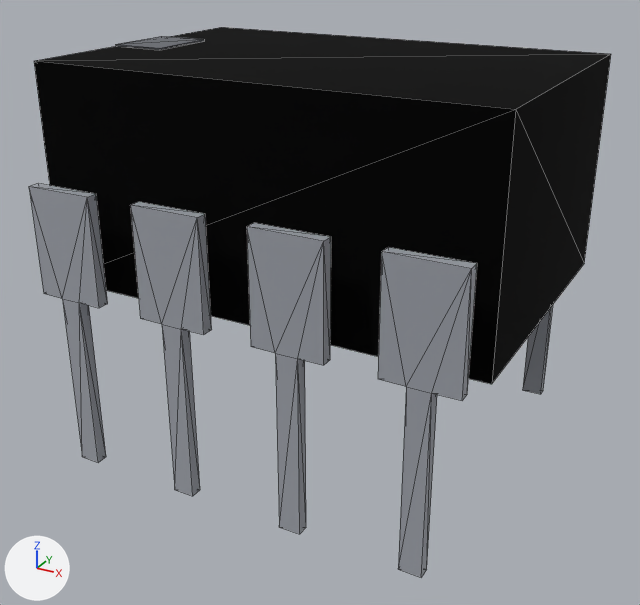
Before and after pictures for a commit that changed the glTF model parts/lm358-dip8/lm358-dip8.glb.
Both versions are drawn from a 50 mm lens placed at (0.00857, -0.01597, 0.0077), pointed at (0.00004, -0.00046, -0.00005). The lights are fixed; the arrows at lower left show +X, +Y and +Z. The older version comes first. Mesh edges are drawn as thin lines. Where no turn or scale is listed for an object, it has been applied to the vertices. Vertices at exactly the same position are counted once.

The first picture shows 'Mesh_0', 'Mesh_1', 'lead-1', 'lead-2', 'lead-3', 'lead-4', 'lead-5'.
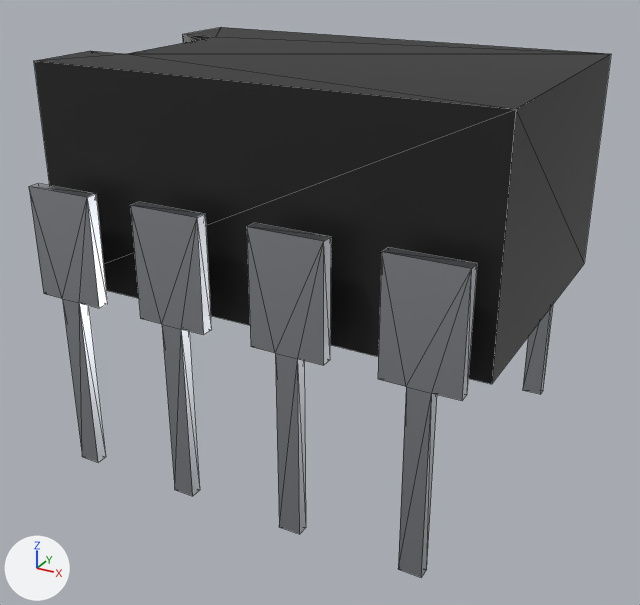
The change in detail:
In material 'mat_0' (mat_mat_0), metallic goes from 1.0 to 0.0.
In material 'mat_0' (mat_mat_0), roughness goes from 1.0 to 0.52.
Material 'mat_1' (mat_mat_1) changes colour from grey #8a8d93 to light grey #c5c8ce; in linear values from (0.254, 0.266, 0.292) to (0.558, 0.578, 0.617).
In material 'mat_1' (mat_mat_1), roughness goes from 1.0 to 0.36.
me_mesh_0 is used by ob_mesh_0; location (0.0, 0.0, 0.0028).
me_mesh_0 had 8 vertices, 12 faces and spanned x -0.00479..0.00479, y -0.00318..0.00318, z -0.00229..0.00229.
me_mesh_0 now has 34 vertices, 64 faces and spans x -0.00479..0.00479, y -0.00318..0.00318, z 0.00051..0.00508.
me_mesh_0 part 1: the whole mesh is rebuilt.
me_mesh_2 has 16 vertices, 28 faces and spans x -0.00456..-0.00306, y -0.00394..-0.00368, z -0.0033..0.0028.
me_mesh_2 no longer uses material mat_mat_2 (light grey #c5c8ce).
me_mesh_2 gains material mat_mat_1 (light grey #c5c8ce).
me_mesh_3 has 16 vertices, 28 faces and spans x -0.00202..-0.00052, y -0.00394..-0.00368, z -0.0033..0.0028.
me_mesh_3 no longer uses material mat_mat_2 (light grey #c5c8ce).
me_mesh_3 gains material mat_mat_1 (light grey #c5c8ce).
me_mesh_4 has 16 vertices, 28 faces and spans x 0.00052..0.00202, y -0.00394..-0.00368, z -0.0033..0.0028.
me_mesh_4 no longer uses material mat_mat_2 (light grey #c5c8ce).
me_mesh_4 gains material mat_mat_1 (light grey #c5c8ce).
me_mesh_5 has 16 vertices, 28 faces and spans x 0.00306..0.00456, y -0.00394..-0.00368, z -0.0033..0.0028.
me_mesh_5 no longer uses material mat_mat_2 (light grey #c5c8ce).
me_mesh_5 gains material mat_mat_1 (light grey #c5c8ce).
me_mesh_6 has 16 vertices, 28 faces and spans x 0.00306..0.00456, y 0.00368..0.00394, z -0.0033..0.00279.
me_mesh_6 no longer uses material mat_mat_2 (light grey #c5c8ce).
me_mesh_6 gains material mat_mat_1 (light grey #c5c8ce).
Object 'Mesh_0' (ob_mesh_0) moves from (0.0, 0.0, 0.0028) to (0.0, 0.0, 0.0).
Object 'Mesh_1' (ob_mesh_1) is deleted.

Pixel boxes [x1, y1, x2, y2] of what changed, in the pictures (640 x 605 px):
'Mesh_0', surface changed, reshaped, moved (lighter)
    both: [34, 27, 611, 384]
'lead-4', recoloured, surface changed (darker)
    both: [378, 247, 477, 577]
'lead-3', recoloured, surface changed
    both: [247, 223, 331, 534]
'lead-2', recoloured, surface changed
    both: [130, 202, 212, 496]
'lead-1', recoloured, surface changed
    both: [29, 183, 108, 463]
'lead-5', recoloured, surface changed
    both: [526, 305, 553, 390]
'Mesh_1', deleted
    before: [115, 36, 205, 50]
